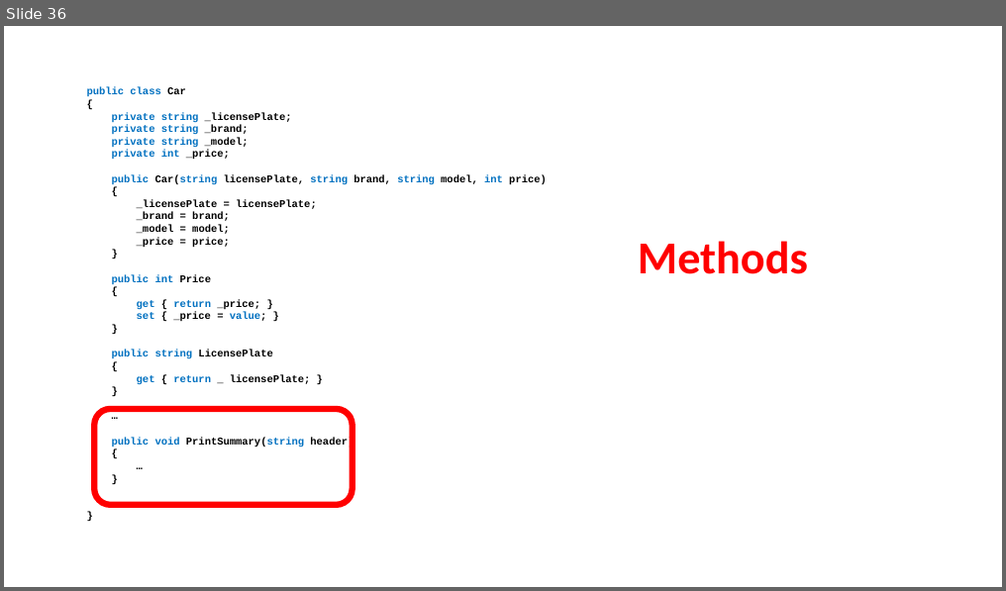
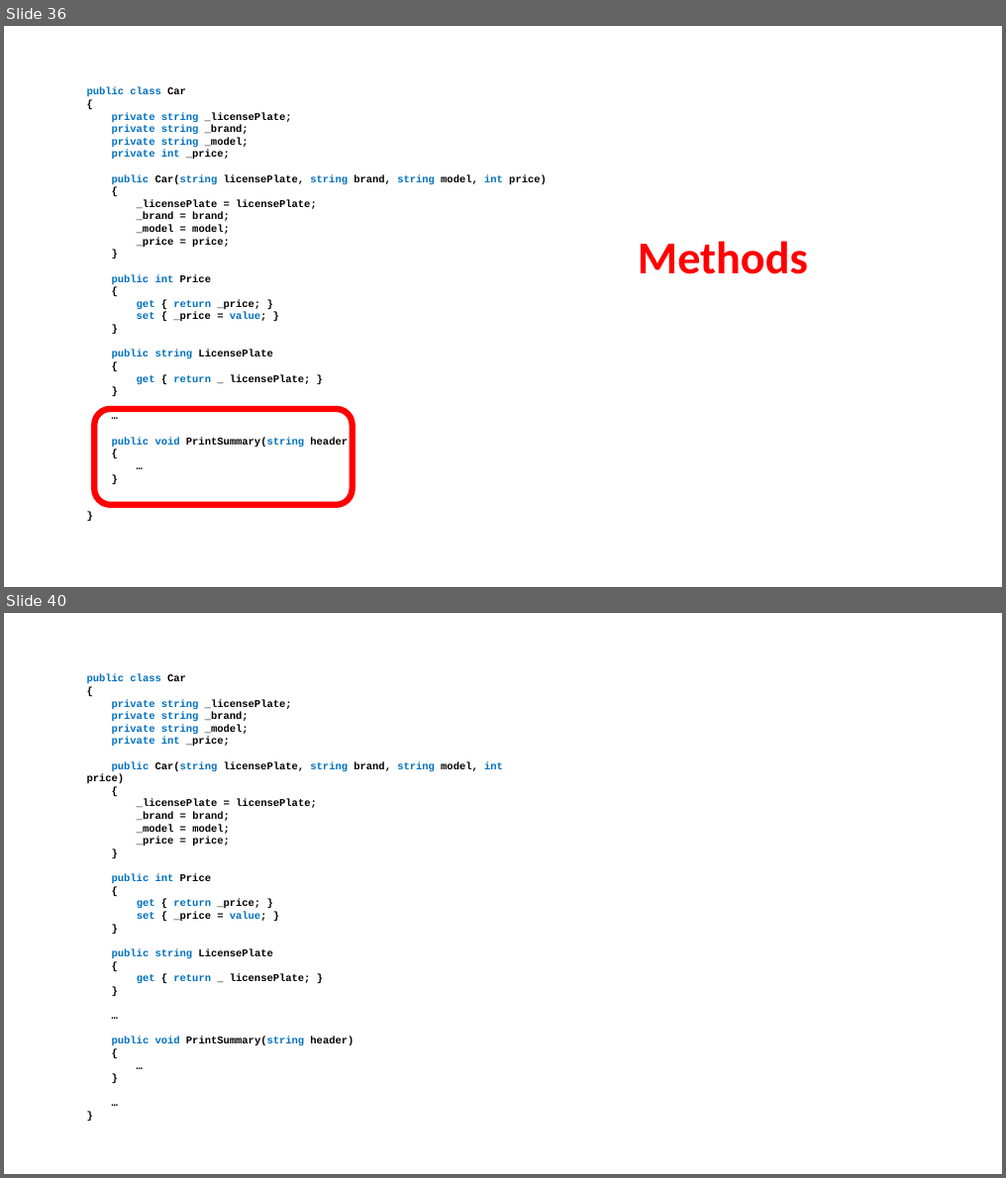
Before and after one commit to perslaursen/OOProg22, a slide deck: Chap/OOProg01/Presentations/ClassDefinition.pptx. Shown one above the other, each under a label of ours: slide 36 before the commit, slides 36 and 40 after it; the slides between them are not shown. The pictures are 1006x591 and 1006x1178 pixels, drawn with LibreOffice and Linux fonts; fonts in the diff are those of the drawing. Boxes give left, top, right and bottom in pixels: in the first picture for what was removed or moved away, otherwise in the second. Text is boxed around its words. In the diff, an @@ line names an element or a change of style, - is before the commit and + after.

Commit message:
Minor updates to OOProg01 materials
Added a bit about auto-properties to ClassDefs PPT.

```diff
--- a/Chap/OOProg01/Presentations/ClassDefinition.pptx
+++ b/Chap/OOProg01/Presentations/ClassDefinition.pptx
@@ slide 40 added at (x1=4, y1=613, x2=1002, y2=1174), background #FFFFFF @@
@@ text added at (x1=87, y1=674, x2=503, y2=1047), 10 pt, text #000000, bold @@
+public class Car
+{
+private string _licensePlate;
+private string _brand;
+private string _model;
+private int _price;
+public Car(string licensePlate, string brand, string model, int price)
+{
+_licensePlate = licensePlate;
+_brand = brand;
+_model = model;
+_price = price;
+}
+public int Price
+{
+get { return _price; }
+set { _price = value; }
+}
+public string LicensePlate
+{
+get { return _ licensePlate; }
+}
+…
+public void PrintSummary(string header)
+{
+…
+}
+…
+}
```
Also in this commit, not shown: 5 other slides added, 2 other files.
